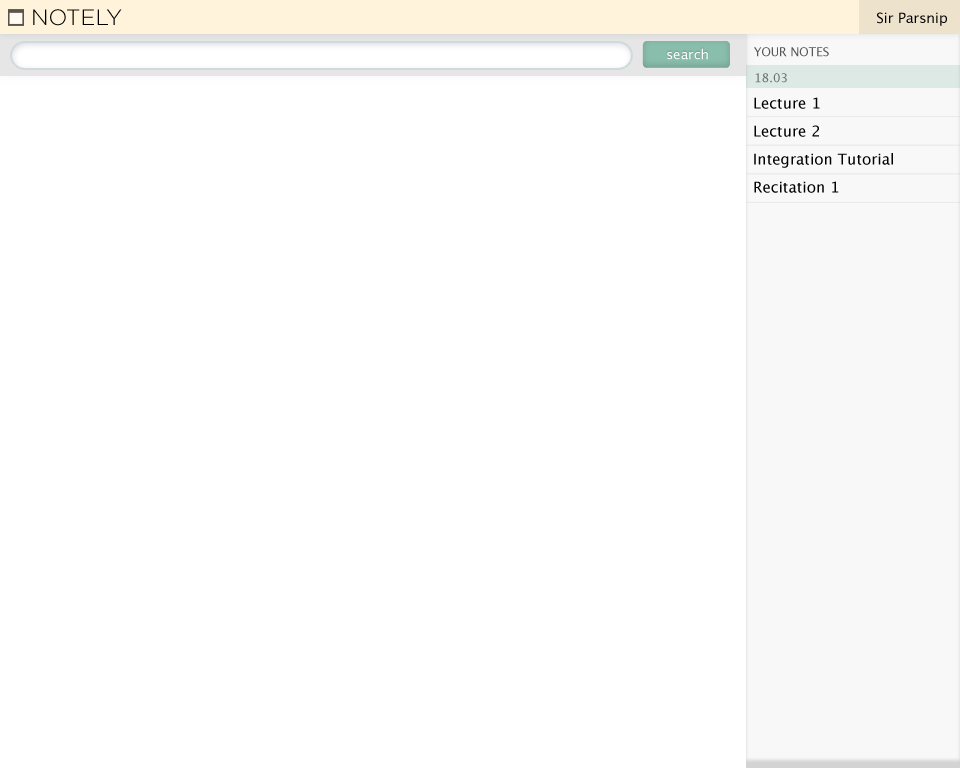
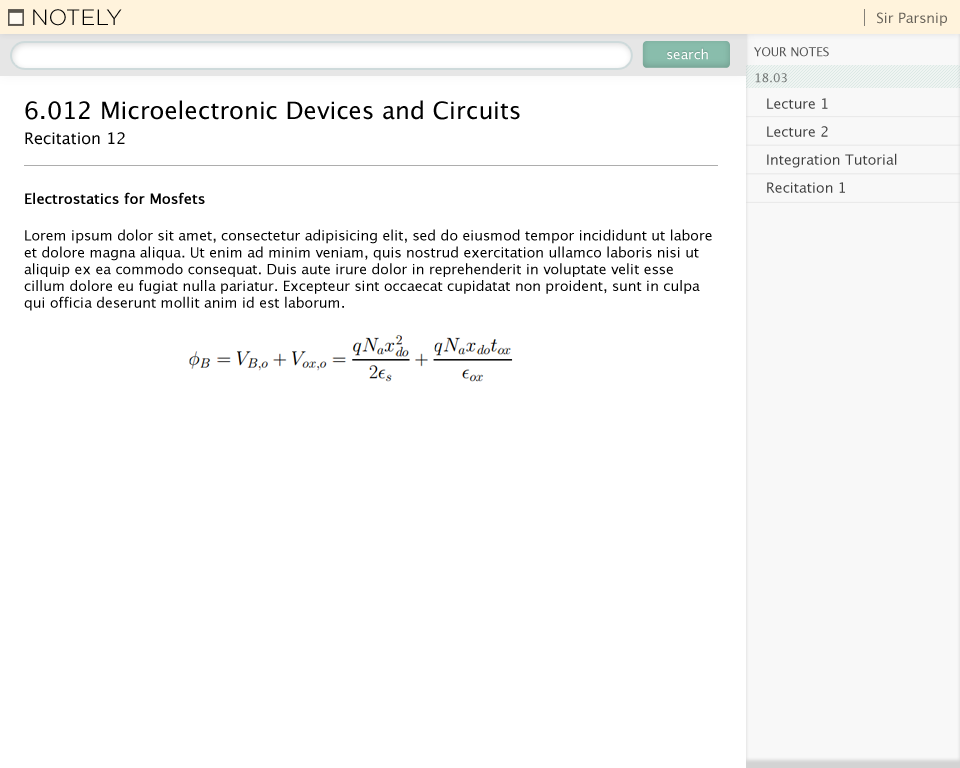
Before/after of a w=960, h=768 layered artwork. What changed in the layer stack:
renamed "Layer 3" to "Layer 6", opacity 7% → 100%, moved it above "Sir Parsnip", painted on it over [859, 0, 960, 34]
"Sir Parsnip": opacity 100% → 60% over [877, 12, 947, 26]
added layer "Layer 8" above "Electrostatics for Mosfets Lorem ipsum dolor sit amet, consecte" over [189, 334, 513, 382]
added layer "Electrostatics for Mosfets Lorem ipsum dolor sit amet, consecte" above "Lecture 1 Lecture 2 Integration Tutorial Recitation 1" over [24, 192, 712, 311]
"Lecture 1 Lecture 2 Integration Tutorial Recitation 1": opacity 100% → 74%, painted on it over [754, 97, 897, 193]
added group "content" with 3 layers above "Background" over [24, 100, 718, 166]
added layer "Layer 7" (32%) in group "content" over [24, 165, 718, 166]
added layer "Recitation 12" in group "content" over [25, 132, 125, 145]
added layer "6.012 Microelectronic Devices and Circuits" in group "content" over [25, 100, 520, 120]
